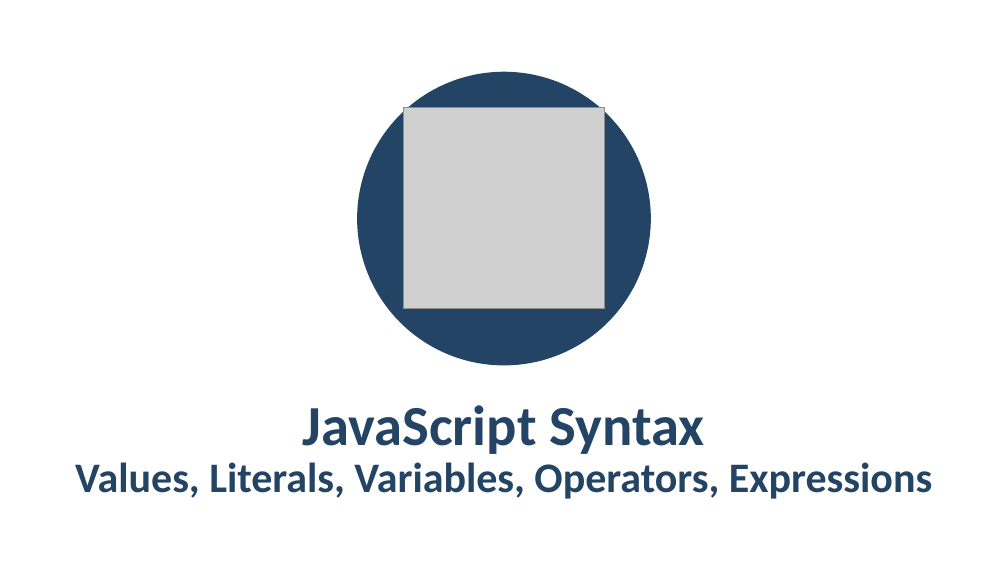
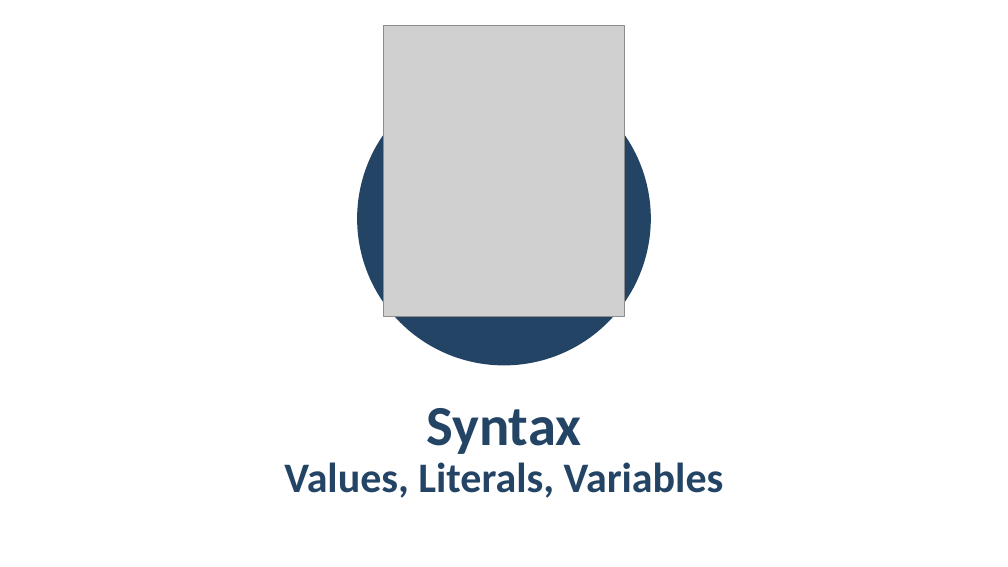
Before and after one commit to pirocorp/JS-Essentials, a slide deck: slide 4 of 01. JAVASCRIPT SYNTAX AND OPERATORS/01. JS-Fundamentals-JavaScript-Syntax-and-Operators.pptx. Drawn at 1008x567 pixels with LibreOffice and Linux fonts; fonts in the diff are those of the drawing; grey boxes stand for pictures; background and template pictures are left out. Boxes give left, top, right and bottom in pixels: in the first picture for what was removed or moved away, otherwise in the second. Text is boxed around its words. In the diff, an @@ line names an element or a change of style, - is before the commit and + after.

```diff
--- a/01. JAVASCRIPT SYNTAX AND OPERATORS/01. JS-Fundamentals-JavaScript-Syntax-and-Operators.pptx
+++ b/01. JAVASCRIPT SYNTAX AND OPERATORS/01. JS-Fundamentals-JavaScript-Syntax-and-Operators.pptx
@@ picture: place and size @@
-picture at [403,107,605,309]
+picture at [383,25,625,316]
@@ text at [426,408,581,454]: text changed @@
-JavaScript Syntax
+Syntax
@@ text at [284,462,724,498]: text changed @@
-Values, Literals, Variables, Operators, Expressions
+Values, Literals, Variables
```
Also in this commit, not shown: 26 other slides changed, 35 slides added, 13 slides removed.
